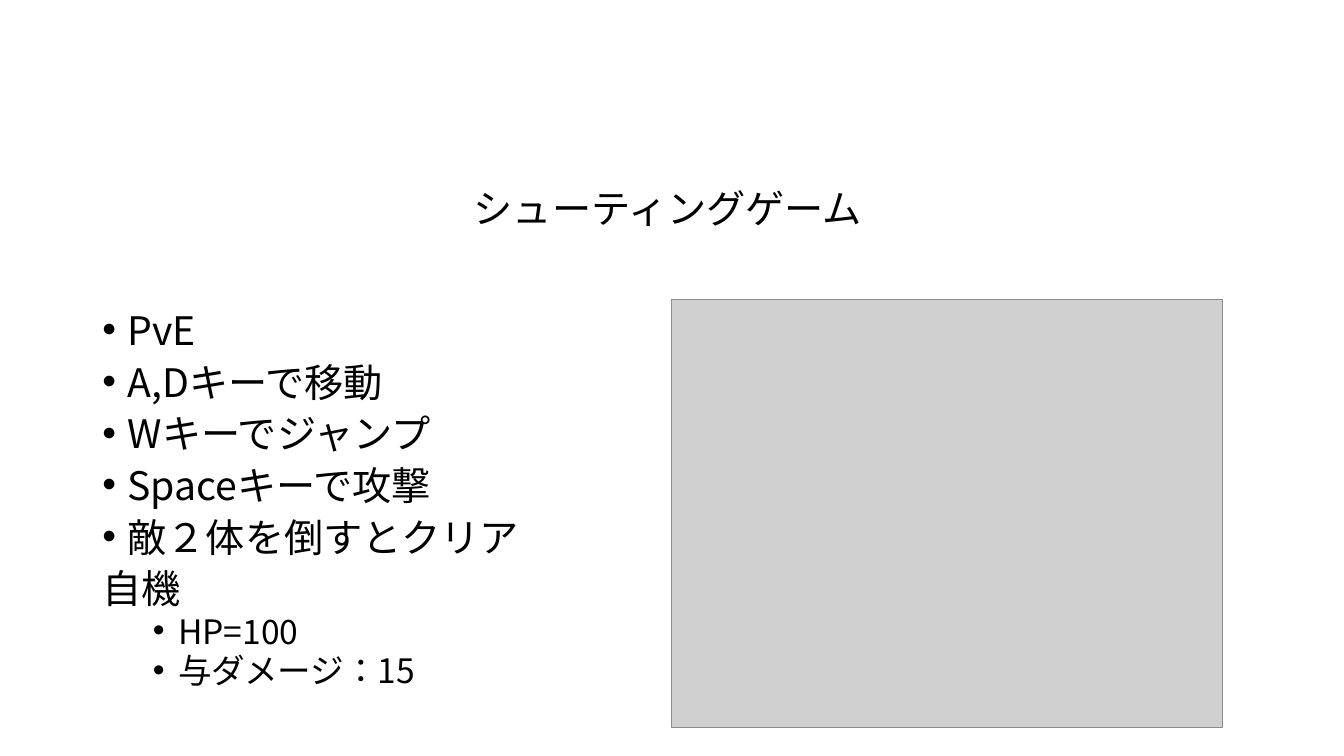
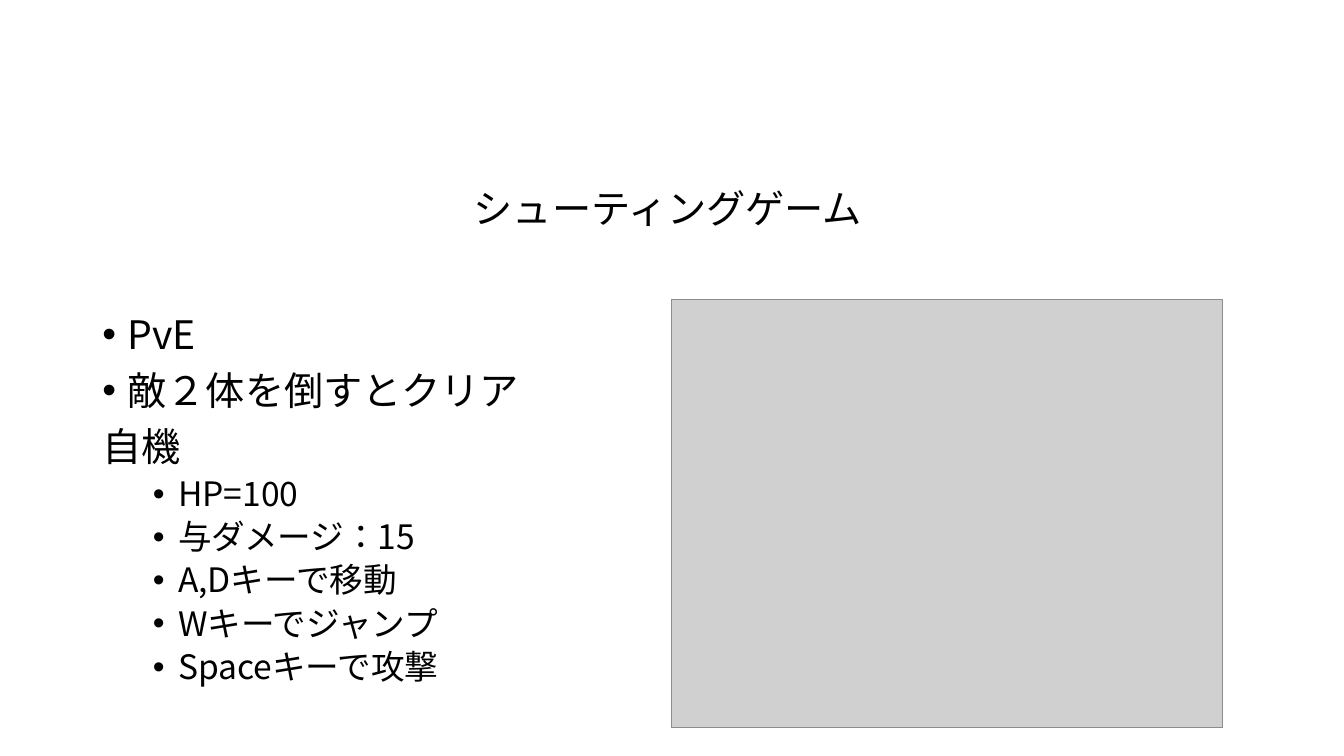
Before and after one commit to masaokatagia/team12, a slide deck: slide 2 of team12_発表.pptx. Drawn at 1344x756 pixels with LibreOffice and Linux fonts; fonts in the diff are those of the drawing; grey boxes stand for pictures; background and template pictures are left out. Boxes give left, top, right and bottom in pixels: in the first picture for what was removed or moved away, otherwise in the second. Text is boxed around its words. In the diff, an @@ line names an element or a change of style, - is before the commit and + after.

Commit message:
update files
発表資料修正

```diff
--- a/team12_発表.pptx
+++ b/team12_発表.pptx
@@ text at (x1=102, y1=320, x2=519, y2=552): line spacing 0.8 to 0.9 @@
@@ text at (x1=128, y1=364, x2=431, y2=509): paragraphs removed @@
-• A,Dキーで移動
-• Wキーでジャンプ
-• Spaceキーで攻撃
@@ text at (x1=178, y1=564, x2=438, y2=687): paragraphs added @@
+  • A,Dキーで移動
+  • Wキーでジャンプ
+  • Spaceキーで攻撃
```
